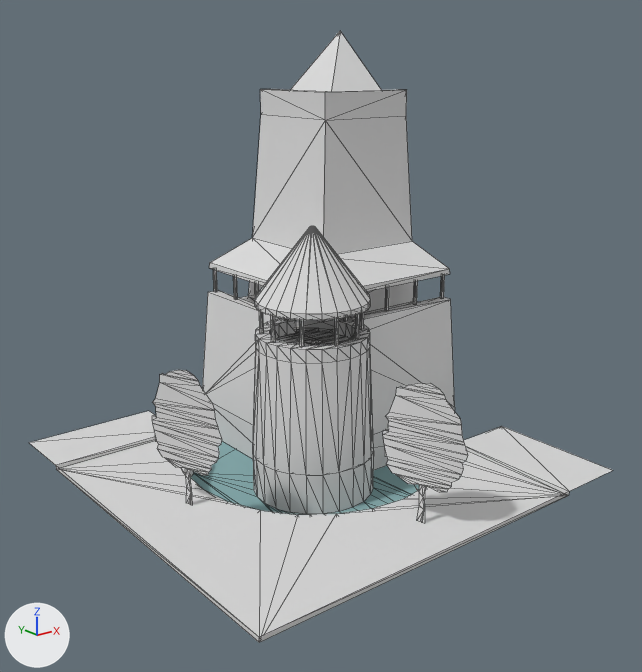
One commit to the OBJ model assets/stl_export/rcrw.obj: the scene before it, then after it.
Before and after are seen from a 50 mm lens placed at (-36.2, -46.4, 27.4), pointed at (-0.2, -1.4, 9.4). Every picture has the same lights, and +X, +Y and +Z are marked at lower left. The older version comes first. Mesh edges are drawn as thin lines. Where no turn or scale is listed for an object, it has been applied to the vertices. Vertices at exactly the same position are counted once.

Names of what the first picture shows: 'rcrw'.
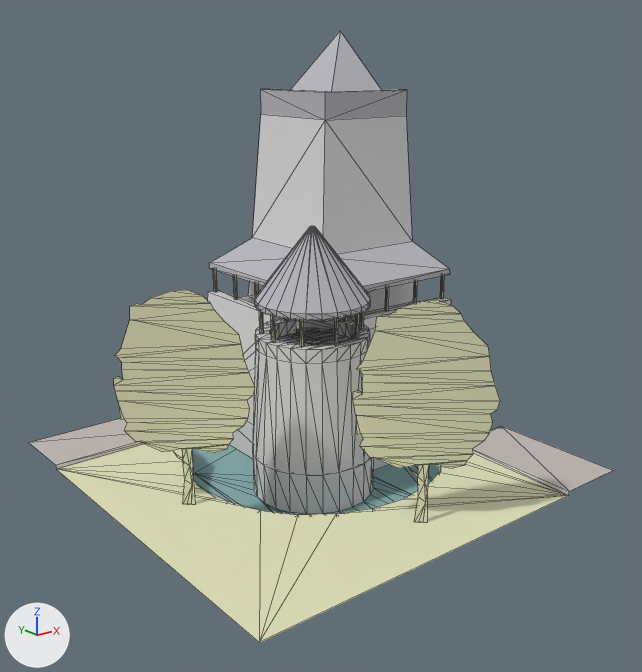
Location of each change, (x1, y1, x2, y2) in pixels of the pictures (642 x 672 px; the box of a moved part takes in the faces that stretch with it):
```json
{"part": 1, "of": "me_rcrw", "change": "moved or reshaped", "before": [56, 89, 569, 643], "after": [114, 89, 500, 522]}
{"part": 2, "of": "me_rcrw", "change": "recoloured", "before": [209, 31, 450, 320], "after": [209, 31, 450, 320], "on screen": "light grey to grey"}
{"part": 3, "of": "me_rcrw", "change": "recoloured", "before": [213, 269, 445, 347], "after": [213, 269, 445, 347]}
{"part": 4, "of": "me_rcrw", "change": "recoloured", "before": [29, 411, 613, 491], "after": [29, 419, 613, 491]}
{"part": 5, "of": "me_rcrw", "change": "recoloured", "before": [59, 444, 564, 637], "after": [59, 444, 564, 637], "on screen": "light grey to beige"}
```

Edits to the scene script, one JSON object a line:
```json
{"op": "add", "block": "mat_road", "code": ["mat_road = principled_material('road')", "mat_road.base_color = (0.537, 0.49, 0.467)  # light grey #c2bab6", "mat_road.roughness = 1.0"]}
{"op": "add", "block": "mat_w", "code": ["mat_w = principled_material('w')", "mat_w.base_color = (0.757, 0.757, 0.502)  # beige #e2e2bc", "mat_w.roughness = 1.0"]}
{"op": "add", "block": "mat_castleroof", "code": ["mat_castleroof = principled_material('castleRoof')", "mat_castleroof.base_color = (0.471, 0.471, 0.51)  # grey #b7b7bd", "mat_castleroof.roughness = 1.0"]}
{"op": "add", "block": "mat_straw", "code": ["mat_straw = principled_material('straw')", "mat_straw.base_color = (0.569, 0.514, 0.42)  # light grey #c7bead", "mat_straw.roughness = 1.0"]}
{"block": "me_rcrw", "where": "# used by ob_rcrw; location = (0.0, 0.0, 0.0)"}
{"op": "remove", "block": "me_rcrw", "code": "me_rcrw.from_pydata(...)  # 580 vertices, 966 faces; spans x -15.0..15.0, y -15.0..15.0, z -3.0..29.6"}
{"op": "add", "block": "me_rcrw", "code": "me_rcrw.from_pydata(...)  # 579 vertices, 933 faces; spans x -15.0..15.0, y -15.0..15.0, z -3.0..29.6"}
{"block": "me_rcrw", "change": "me_rcrw part 1"}
{"block": "me_rcrw", "change": "131 vertices are removed from x -15.0..0.8, y -15.0..2.3, z -0.3..9.0"}
{"block": "me_rcrw", "change": "203 faces are deleted"}
{"block": "me_rcrw", "change": "2 vertices move from x -10.3..-0.2, y -11.5..-0.5, z -0.3 to x -10.4..-0.3, y -11.3..-0.3, z -0.3"}
{"block": "me_rcrw", "change": "130 vertices are added at x -13.7..3.2, y -14.2..2.4, z -0.3..14.1"}
{"block": "me_rcrw", "change": "9 new faces join them, mat_castleroof (grey #b7b7bd)"}
{"block": "me_rcrw", "change": "25 new faces join them, mat_default (light grey #dadada)"}
{"block": "me_rcrw", "change": "136 new faces join them, mat_w (beige #e2e2bc)"}
{"block": "me_rcrw", "change": "me_rcrw part 2: 161 faces spanning x -3.1..15.0, y -3.1..15.0, z 11.0..29.6 switch from mat_default (light grey #dadada) to mat_castleroof (grey #b7b7bd)"}
{"block": "me_rcrw", "change": "me_rcrw part 3: 192 faces spanning x -2.8..14.7, y -2.7..14.8, z 9.0..11.0 switch from mat_default (light grey #dadada) to mat_straw (light grey #c7bead)"}
{"block": "me_rcrw", "change": "me_rcrw part 4: 4 faces spanning x -15.0..15.0, y -15.0..15.0, z 0.0 switch from mat_default (light grey #dadada) to mat_road (light grey #c2bab6)"}
{"block": "me_rcrw", "change": "me_rcrw part 5: 19 faces spanning x -15.0..10.0, y -15.0..10.0, z -0.3 switch from mat_default (light grey #dadada) to mat_w (beige #e2e2bc)"}
```
